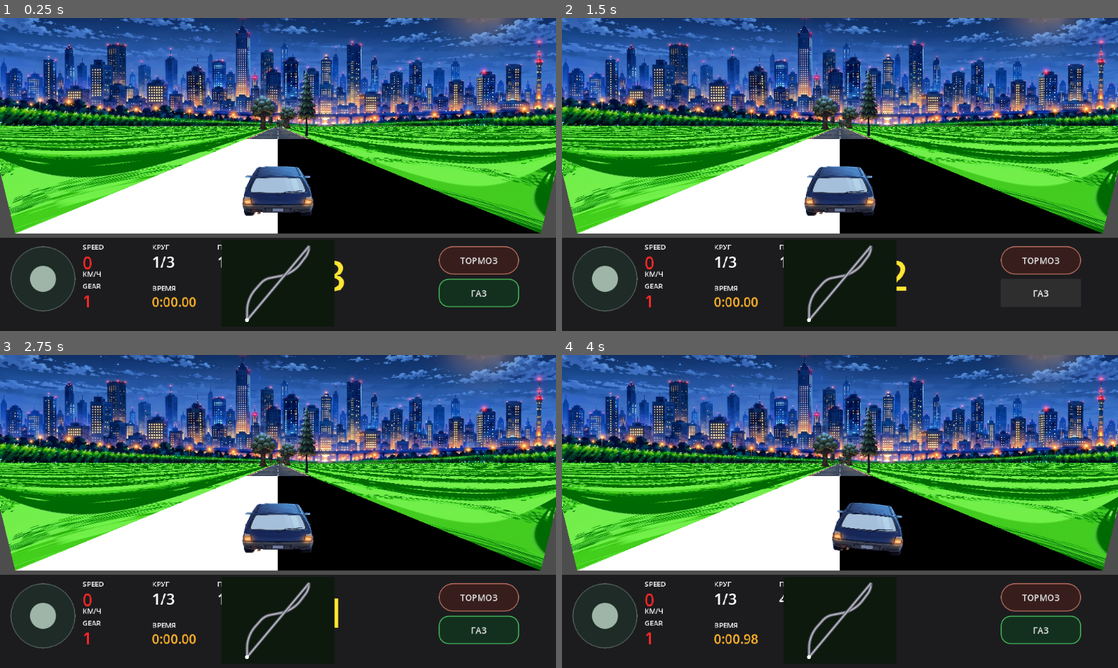
Above: before the commit, frames 1-4 (two rows, left to right).
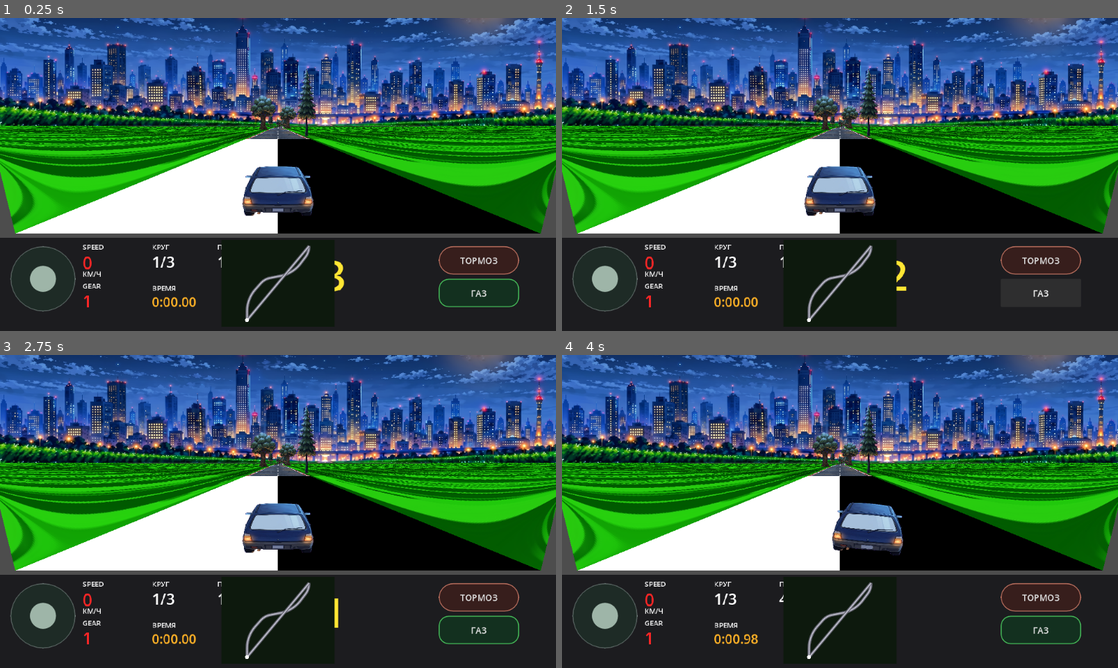
Above: after the commit, the same moments.

Repository: masterofmagic234/Arkon
Game: Godot game, scene res://scenes/level2_pseudo3d.tscn
Two runs of this game, one before a commit and one after it. Both use one fixed random seed, a clock stepped at 60 frames per second and the inputs below. This scene is started directly instead of the project's main scene.
Inputs (mouse positions are in pixels of both pictures, inside the frame that each line leads up to):
- Up to frame 1 (0.25 s): no input
- Up to frame 2 (1.5 s): click "ТОРМОЗ" at 0.5 s; click "ГАЗ" at 1.25 s
- Up to frame 3 (2.75 s): tap Enter at 2 s; move the mouse to (400, 495) at 2.02 s; hold D (race_right) from 2.03 s (still down); click (400, 495) at 2.17 s
- Up to frame 4 (4 s): release D (race_right) at 2.75 s; tap Space at 2.75 s; drag from (728, 527) to (812, 574) at 2.77 s; tap Enter at 3.5 s; move the mouse to (895, 442) at 3.52 s; hold D (race_right) from 3.53 s (still down)

The runs differ from the first frame. In frame 1, 13% of the frame differs, in the area x 0-100%, y 34-69%; in frame 2, 13%; in frame 3, 13%; in frame 4, 13%.

Commit message:
Fix moving grass UVs and restore natural grass shading

Diff:
--- a/scripts/race_renderer_pseudo3d.gd
+++ b/scripts/race_renderer_pseudo3d.gd
@@ -263,11 +263,10 @@
         shw[i] = scale * ROAD_WORLD_WIDTH * 0.5 * w * ROAD_SCREEN_SCALE
         sidx[i] = posmod(int(floor(absolute_seg)), track_size)
 
-    # Grass: wide perspective fields that rise toward the horizon.
-    # Keep the whole roadside filled: the previous narrow wall-only geometry
-    # left the area outside the wall unrendered, producing the gray void seen
-    # on device. The outer edge rises toward the horizon to preserve the
-    # requested uphill/embankment look.
+    # Grass: broad roadside fields with a raised outer edge.
+    # The road edge stays exact, while the outside edge rises toward the
+    # horizon. UVs are world-anchored to absolute_seg so the grass visibly
+    # scrolls as the car moves forward.
     var gi: int = FAR_SEGMENTS - 2
     while gi >= 0:
         var gj: int = min(gi + ROAD_STEP, FAR_SEGMENTS - 1)
@@ -290,8 +289,8 @@
             var grass_band: int = int(floor(absolute_seg_i))
             var grass_tint: Color = COL_GRASS_LIGHT if posmod(grass_band, 2) == 0 else COL_GRASS_DARK
 
-            # Lift the outside edge toward the horizon. A larger factor means
-            # a visibly taller roadside slope while keeping the field broad.
+            # This is a slope, not a vertical wall. The field remains wide,
+            # but its outer edge is lifted toward the skyline.
             var embankment_factor: float = 0.42
             var field_top_y_i: float = lerpf(horizon_y, ssy[gi], embankment_factor)
             var field_top_y_j: float = lerpf(horizon_y, ssy[gj], embankment_factor)
@@ -301,7 +300,6 @@
             var right_top_i := Vector2(w, field_top_y_i)
             var right_top_j := Vector2(w, field_top_y_j)
 
-            # The road edge remains exact; the outside edge rises upward.
             var left_points := PackedVector2Array([
                 left_top_i, road_l0, road_l1, left_top_j
             ])
@@ -310,7 +308,6 @@
             ])
 
             if grass_texture != null:
-                # Road-relative U keeps the texture stable through curves.
                 var half_road := ROAD_WORLD_WIDTH * 0.5
                 var world_dx_per_px_i: float = (half_road * ROAD_SCREEN_SCALE) / maxf(shw[gi], 0.001)
                 var world_dx_per_px_j: float = (half_road * ROAD_SCREEN_SCALE) / maxf(shw[gj], 0.001)
@@ -320,29 +317,32 @@
                 var offset_left_j: float = (0.0 - ssx[gj]) * world_dx_per_px_j
                 var offset_right_j: float = (w - ssx[gj]) * world_dx_per_px_j
 
-                var uv_y_i: float = -dz_i * GRASS_WORLD_UV_SCALE
-                var uv_y_j: float = -dz_j * GRASS_WORLD_UV_SCALE
-
-                # Give the raised outer edge extra texture span so the grass
-                # visibly continues upward instead of becoming a flat stripe.
-                var uv_top_i: float = uv_y_i - 0.85
-                var uv_top_j: float = uv_y_j - 0.85
-
+                # Unlike the previous version, V uses world position rather
+                # than only camera depth. Therefore the texture actually moves
+                # underneath the camera as the player advances.
+                var uv_y_i: float = -absolute_seg_i * GRASS_WORLD_UV_SCALE
+                var uv_y_j: float = -absolute_seg_j * GRASS_WORLD_UV_SCALE
+
+                # Keep the original road-relative U layout. The raised outer
+                # edge gets the same texture span as the roadside field rather
+                # than an artificial extra UV stripe.
                 var left_uvs := PackedVector2Array([
-                    Vector2(offset_left_i * GRASS_WORLD_UV_SCALE, uv_top_i),
+                    Vector2(offset_left_i * GRASS_WORLD_UV_SCALE, uv_y_i),
                     Vector2(-half_road * GRASS_WORLD_UV_SCALE, uv_y_i),
                     Vector2(-half_road * GRASS_WORLD_UV_SCALE, uv_y_j),
-                    Vector2(offset_left_j * GRASS_WORLD_UV_SCALE, uv_top_j)
+                    Vector2(offset_left_j * GRASS_WORLD_UV_SCALE, uv_y_j)
                 ])
                 var right_uvs := PackedVector2Array([
                     Vector2(half_road * GRASS_WORLD_UV_SCALE, uv_y_i),
-                    Vector2(offset_right_i * GRASS_WORLD_UV_SCALE, uv_top_i),
-                    Vector2(offset_right_j * GRASS_WORLD_UV_SCALE, uv_top_j),
+                    Vector2(offset_right_i * GRASS_WORLD_UV_SCALE, uv_y_i),
+                    Vector2(offset_right_j * GRASS_WORLD_UV_SCALE, uv_y_j),
                     Vector2(half_road * GRASS_WORLD_UV_SCALE, uv_y_j)
                 ])
 
+                # Restore the established grass texture toning so the field
+                # does not become the over-bright neon green seen in the test.
                 var grass_cols := PackedColorArray([
-                    Color.WHITE, Color.WHITE, Color.WHITE, Color.WHITE
+                    grass_tint, grass_tint, grass_tint, grass_tint
                 ])
                 draw_polygon(left_points, grass_cols, left_uvs, grass_texture)
                 draw_polygon(right_points, grass_cols, right_uvs, grass_texture)
